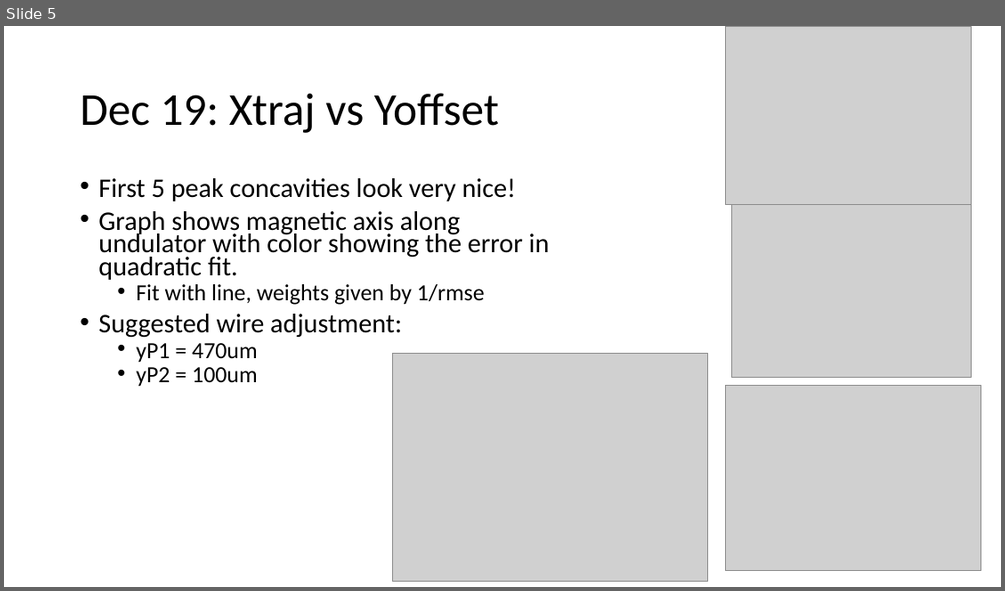
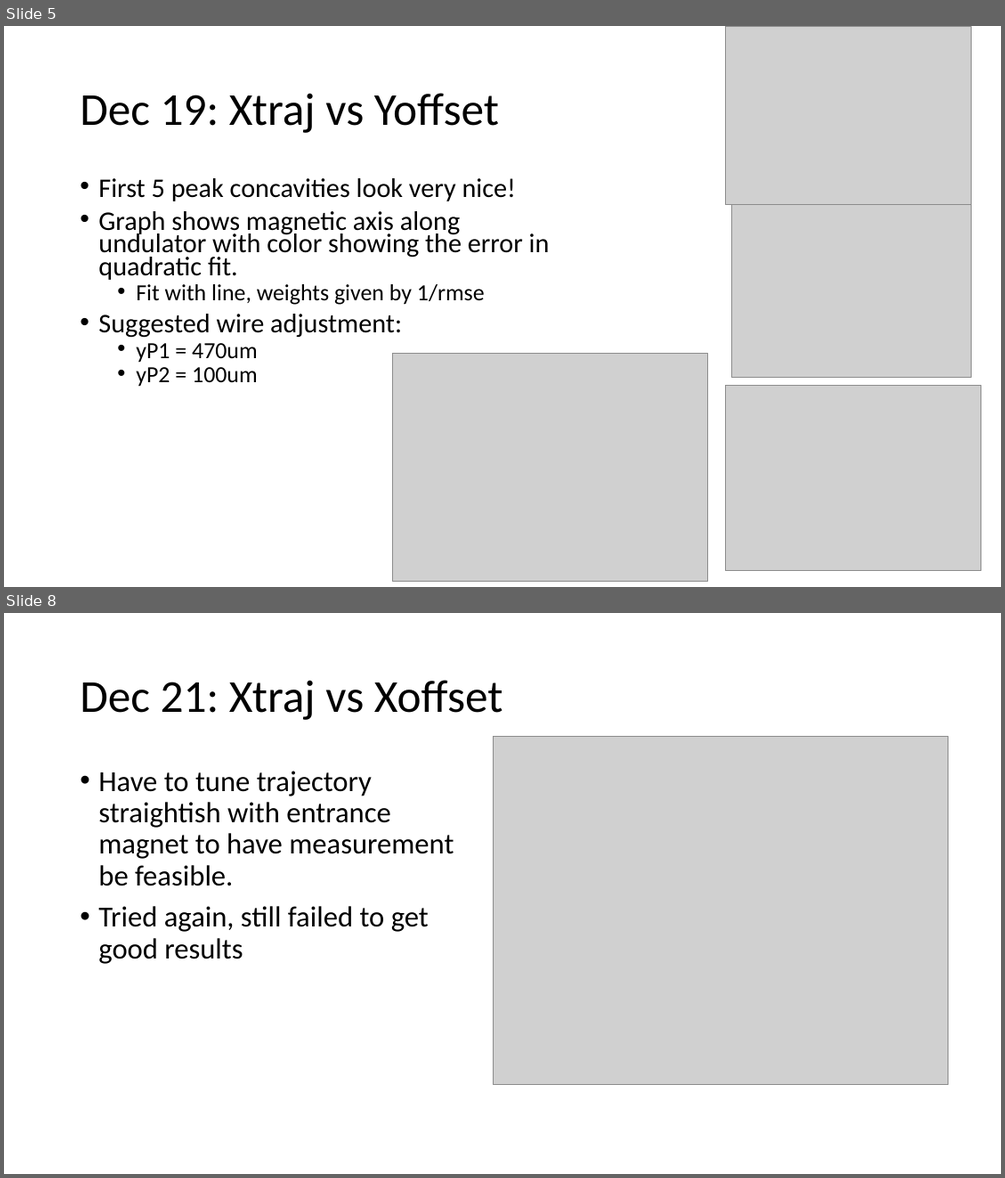
Before and after one commit to afisher000/Pulsed-Wire, a slide deck: Undulator 1 Pulsed-Wire Alignment Dec. 2022.pptx. Shown one above the other, each under a label of ours: slide 5 before the commit, slides 5 and 8 after it; the slides between them are not shown. The pictures are 1005x591 and 1005x1178 pixels, drawn with LibreOffice and Linux fonts; fonts in the diff are those of the drawing; grey boxes stand for pictures. Boxes give left, top, right and bottom in pixels: in the first picture for what was removed or moved away, otherwise in the second. Text is boxed around its words. In the diff, an @@ line names an element or a change of style, - is before the commit and + after.

```diff
--- a/Undulator 1 Pulsed-Wire Alignment Dec. 2022.pptx
+++ b/Undulator 1 Pulsed-Wire Alignment Dec. 2022.pptx
@@ slide 8 added at <box>4,613,1001,1174</box>, background #FFFFFF @@
@@ title added at <box>80,680,503,720</box>, 44 pt, text #000000 @@
+Dec 21: Xtraj vs Xoffset
@@ picture added at <box>493,737,948,1084</box> @@
@@ text added at <box>98,771,453,964</box>, 28 pt, text #000000 @@
+• Have to tune trajectory straightish with entrance magnet to have measurement be feasible.
+• Tried again, still failed to get good results
```
Also in this commit, not shown: 2 slides changed, 1 other slide added, 6 other files.
